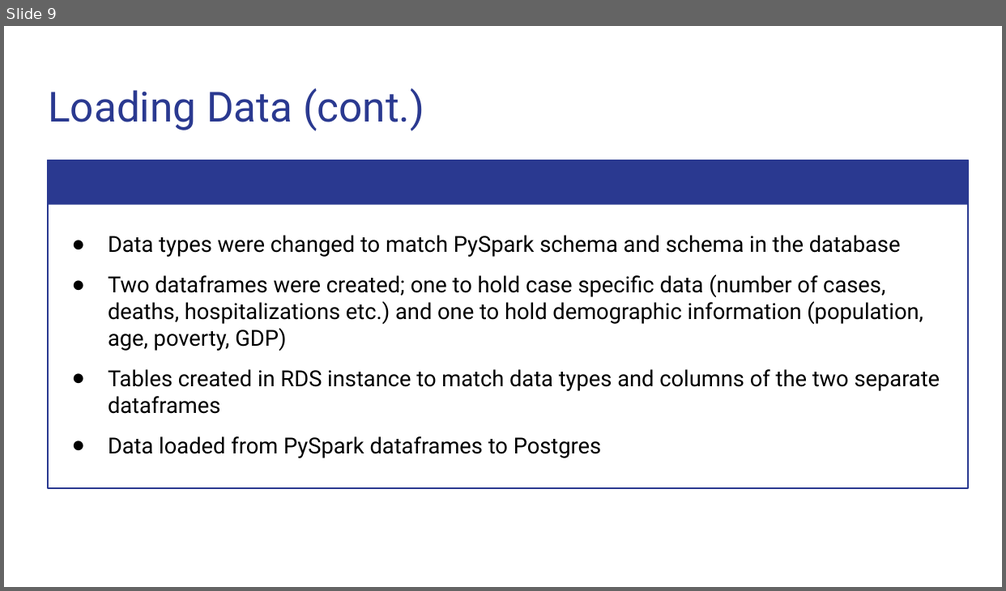
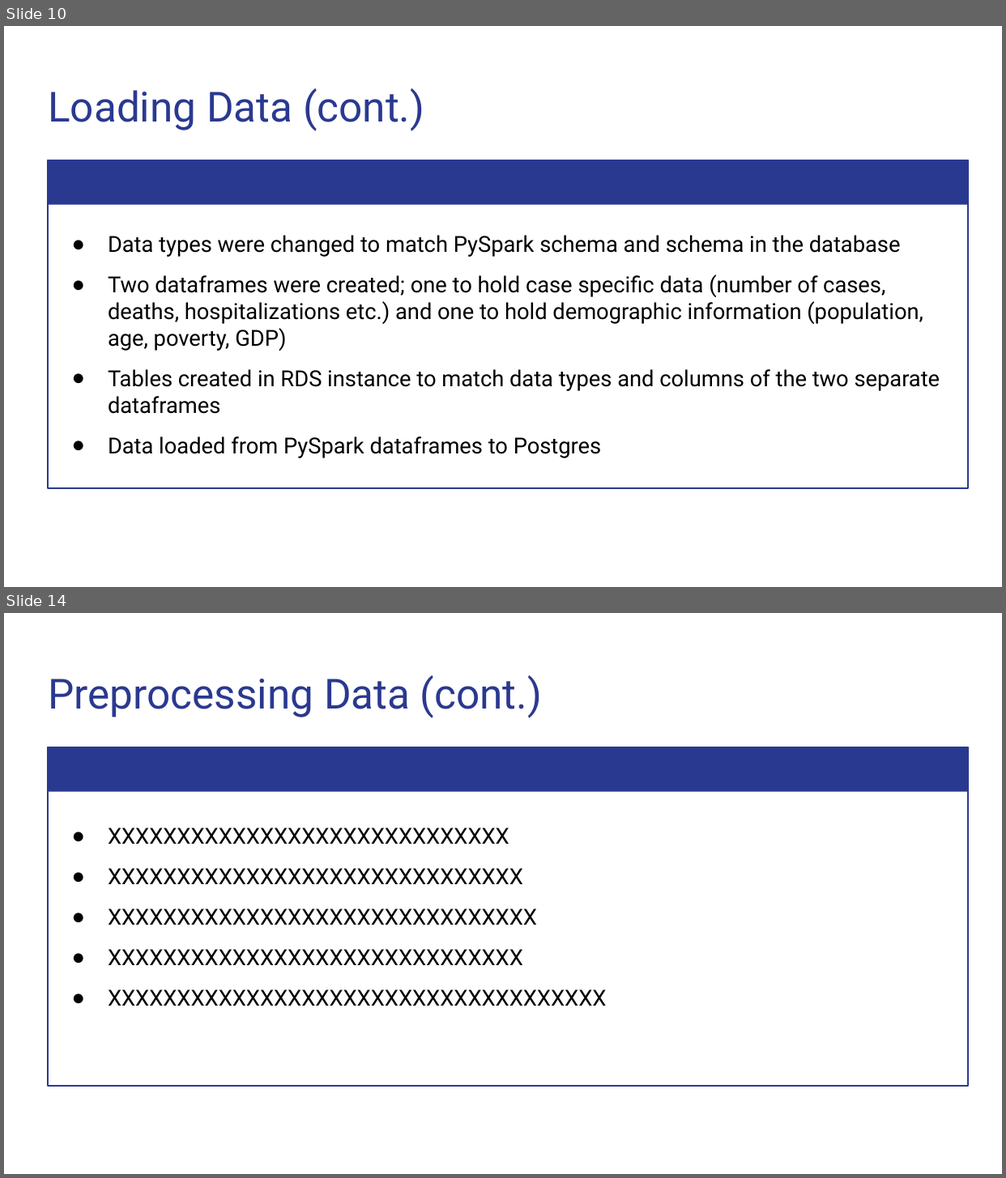
Before and after one commit to Magzzie/COVID-19_Analysis, a slide deck: COVID-19 Analysis.pptx. Shown one above the other, each under a label of ours: slide 9 before the commit, slides 10 and 14 after it; the slides between them are not shown. The pictures are 1006x591 and 1006x1178 pixels, drawn with LibreOffice and Linux fonts; fonts in the diff are those of the drawing. Boxes give left, top, right and bottom in pixels: in the first picture for what was removed or moved away, otherwise in the second. Text is boxed around its words. In the diff, an @@ line names an element or a change of style, - is before the commit and + after.

```diff
--- a/COVID-19 Analysis.pptx
+++ b/COVID-19 Analysis.pptx
@@ slide 14 added at [4, 613, 1002, 1174], background #FFFFFF @@
@@ title added at [48, 675, 542, 718], 30 pt, text #2A3990 @@
+Preprocessing Data (cont.)
@@ rectangle added at [48, 747, 968, 792], fill #2A3990 @@
@@ rectangle added at [48, 747, 968, 1086], outline #2A3990 0.75 pt, 16 pt, text #000000 @@
+● XXXXXXXXXXXXXXXXXXXXXXXXXXXXX
+● XXXXXXXXXXXXXXXXXXXXXXXXXXXXXX
+● XXXXXXXXXXXXXXXXXXXXXXXXXXXXXXX
+● XXXXXXXXXXXXXXXXXXXXXXXXXXXXXX
+● XXXXXXXXXXXXXXXXXXXXXXXXXXXXXXXXXXXX
@@ what was slide 9 is now slide 10 @@
```
Also in this commit, not shown: 8 slides changed, 10 other slides added, 5 slides removed.
